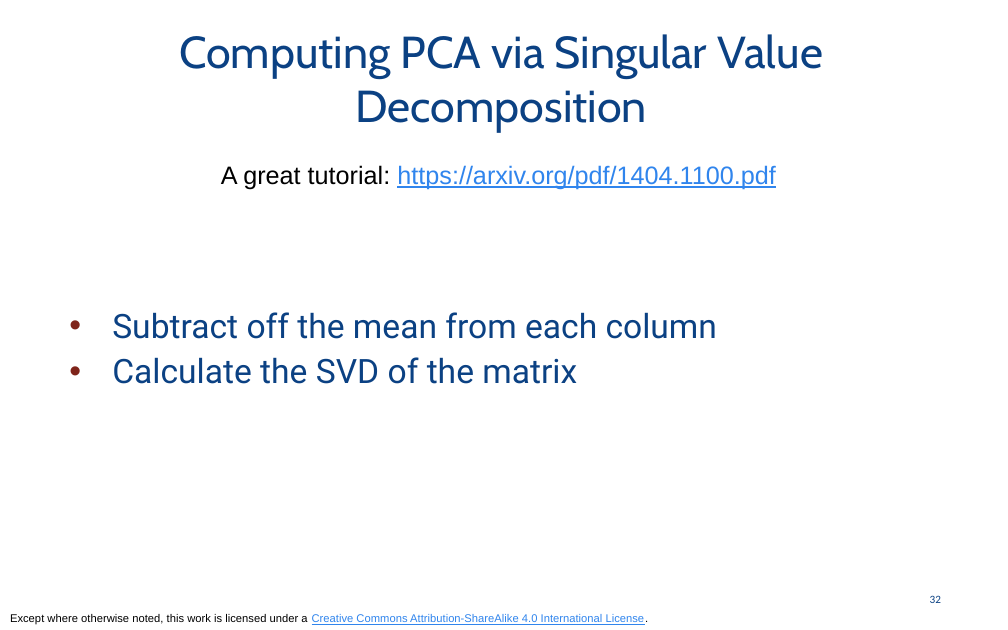
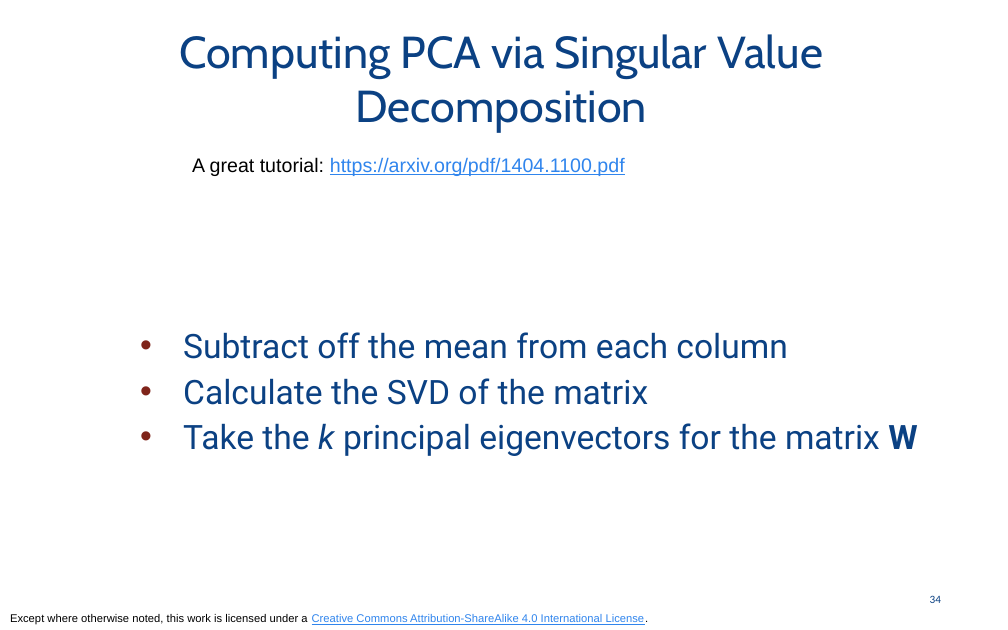
Before and after one commit to odpi/OpenDS4All, a slide deck: slide 34 of opends4all-resources/opends4all-machine-learning/UNSUPERVISED-ML-matrices-pca-clustering-basic.pptx (slide 32 before the commit). Drawn at 1008x630 pixels with LibreOffice and Linux fonts; fonts in the diff are those of the drawing. Boxes give left, top, right and bottom in pixels: in the first picture for what was removed or moved away, otherwise in the second. Text is boxed around its words. In the diff, an @@ line names an element or a change of style, - is before the commit and + after.

```diff
--- a/opends4all-resources/opends4all-machine-learning/UNSUPERVISED-ML-matrices-pca-clustering-basic.pptx
+++ b/opends4all-resources/opends4all-machine-learning/UNSUPERVISED-ML-matrices-pca-clustering-basic.pptx
@@ text "A great tutorial: https://arxiv.org/pdf/1404.1100.pdf": place and size @@
-text "A great tutorial: https://arxiv.org/pdf/1404.1100.pdf" at (221, 165, 775, 189)
+text "A great tutorial: https://arxiv.org/pdf/1404.1100.pdf" at (192, 157, 625, 176)
@@ text "A great tutorial: https://arxiv.org/pdf/1404.1100.pdf" at (192, 157, 625, 176): size 18 to 14 pt @@
@@ text "Subtract off the mean from ...": place and size @@
-text "Subtract off the mean from ..." at (112, 312, 717, 384)
+text "Subtract off the mean from ..." at (183, 332, 917, 456)
@@ text at (183, 423, 917, 456): paragraph added @@
+• Take the k principal eigenvectors for the matrix W
@@ page number at (930, 595, 941, 603): text changed @@
-32
+34
```
Also in this commit, not shown: 9 other slides changed, 4 slides added, 3 slides removed, 3 other files.
